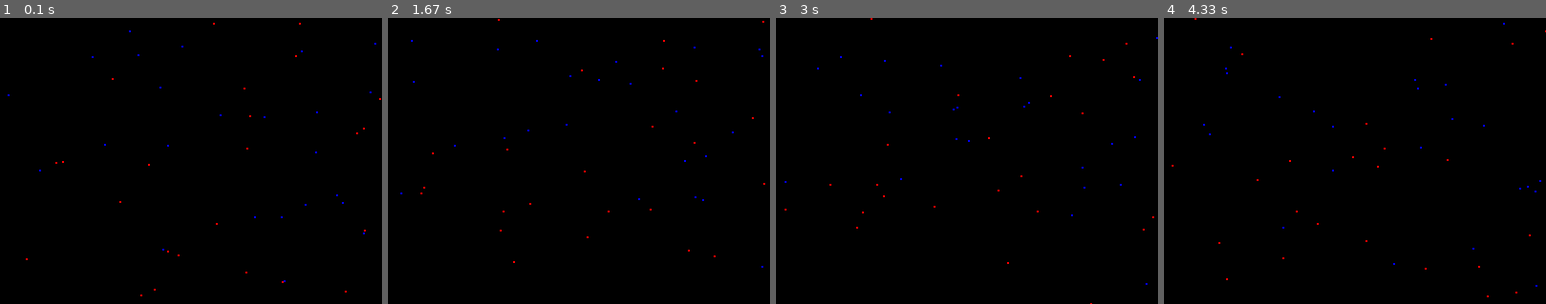
Above: before the commit, frames 1-4 (left to right).
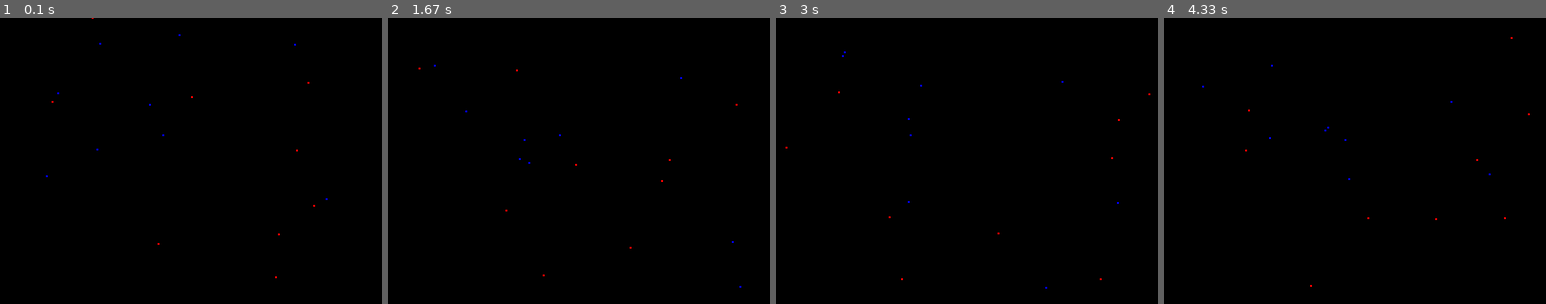
Above: after the commit, the same moments.

Repository: kartoffelknoedeln/PyGame
Game: pygame game, started from collision.py
Same seed, same stepped clock (60 frames per second), same inputs: the game is played once before the commit and once after it.
Inputs:
- Up to frame 1 (0.1 s): no input
- Up to frame 2 (1.67 s): no input
- Up to frame 3 (3 s): no input
- Up to frame 4 (4.33 s): no input

The runs differ from the first frame. In frame 1, 0.2% of the frame differs, in the area x 2-100%, y 0-98%; in frame 2, 0.2%, in the area x 3-99%, y 0-95%; in frame 3, 0.2%; in frame 4, 0.2%.

Commit message:
Update collision.py

Diff:
--- a/collision.py
+++ b/collision.py
@@ -1,9 +1,14 @@
+''' Brownian motion calculation link below '''
+''' https://scipy-cookbook.readthedocs.io/items/BrownianMotion.html '''
+
 import pygame
 import random
+import math
 import numpy as np
+from scipy.stats import norm
 
-MATTER = 25
-ANTIMATTER = 25
+MATTER = 10
+ANTIMATTER = 10
 
 WIDTH = 400
 HEIGHT = 300
@@ -16,18 +21,17 @@
 clock = pygame.time.Clock()
 
 class Element:
-    def __init__(self, color, x_boundary, y_boundary, size_range = (1, 2), movement_range = (-1, 2)):
+    def __init__(self, color, x_boundary, y_boundary, size_range = (1, 2)):
         self.size = random.randrange(size_range[0], size_range[1])
         self.color = color
         self.x_boundary = x_boundary
         self.y_boundary = y_boundary
         self.x = random.randrange(0, self.x_boundary)
         self.y = random.randrange(0, self.y_boundary)
-        self.movement_range = movement_range
 
-    def move(self):
-        self.move_x = random.randrange(self.movement_range[0], self.movement_range[1])
-        self.move_y = random.randrange(self.movement_range[0], self.movement_range[1])
+    def move(self, delta = 0.25, dt = 0.1, init = 0.0):
+        self.move_x = int(norm.rvs(scale = delta**2 * dt) * 300)
+        self.move_y = int(norm.rvs(scale = delta**2 * dt) * 300)
         self.x += self.move_x
         self.y += self.move_y
 
@@ -57,7 +61,9 @@
         elif other_element.color == (0, 0, 255):
             pass
         else:
+            ''' Here to make sure the colours used are actually correct '''
             raise Exception('Tried to combine one or multiple elements of unsupported colors.')
+
 
 class AntimatterElement(Element):
     def __init__(self, x_boundary, y_boundary):
@@ -81,7 +87,6 @@
                             other_elements[other_element_id] = AntimatterElement(WIDTH, HEIGHT)
                         if matter_element.size <= 0:
                             matters[matter_id] = MatterElement(WIDTH, HEIGHT)
-
     return matters, antimatters
 
 def draw_environment(element_list):
@@ -92,7 +97,7 @@
         for element_id in element_dict:
             element = element_dict[element_id]
             pygame.draw.circle(game_display, element.color, [element.x, element.y], element.size)
-            for speed in range(20):
+            for speed in range(15):
                 element.move()
                 element.check_bounds()
 
